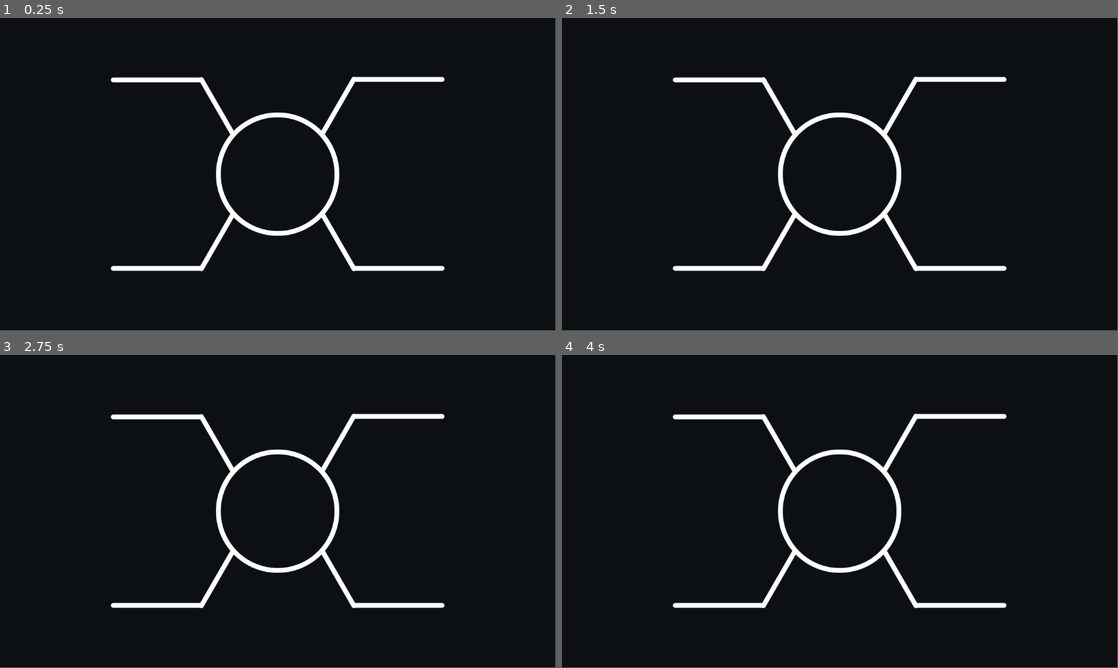
Above: before the commit, frames 1-4 (two rows, left to right).
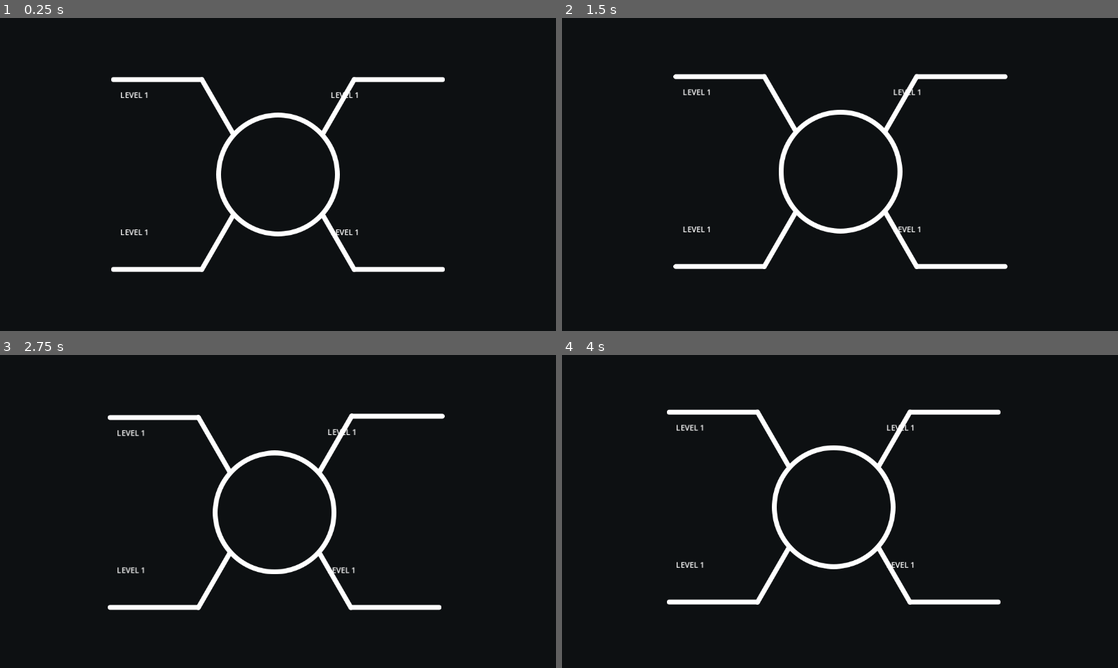
Above: after the commit, the same moments.

Repository: triangle-int/logi-charm
Game: Godot game, scene res://scenes/level_selector.tscn
Same seed, same stepped clock (60 frames per second), same inputs: the game is played once before the commit and once after it. This scene is started directly instead of the project's main scene.
Inputs (mouse positions are in pixels of both pictures, inside the frame that each line leads up to):
- Up to frame 1 (0.25 s): no input
- Up to frame 2 (1.5 s): tap Enter at 0.5 s; move the mouse to (962, 158) at 0.52 s; tap Space at 1.25 s; move the mouse to (728, 190) at 1.27 s
- Up to frame 3 (2.75 s): tap Enter at 2 s; move the mouse to (333, 442) at 2.02 s
- Up to frame 4 (4 s): tap Space at 2.75 s; move the mouse to (812, 574) at 2.77 s; tap Enter at 3.5 s; move the mouse to (1006, 558) at 3.52 s
In our replay, the window is 799x449 before the commit and 800x450 after it. These sizes can differ from the game's own. Grey fills any space a smaller window leaves; there, only what the larger window draws over its background counts as a difference.

The runs differ from the first frame. In frame 1, 1.4% of the frame differs, in the area x 19-80%, y 18-82%; in frame 2, 3.0%; in frame 3, 3.0%; in frame 4, 5.2%, in the area x 18-80%, y 17-81%.

Commit message:
Animations

Diff:
--- a/project.godot
+++ b/project.godot
@@ -15,6 +15,11 @@
 config/features=PackedStringArray("4.2", "GL Compatibility")
 config/icon="res://icon.svg"
 
+[display]
+
+window/stretch/mode="canvas_items"
+window/stretch/aspect="expand"
+
 [rendering]
 
 renderer/rendering_method="gl_compatibility"
--- a/scenes/level_selector.tscn
+++ b/scenes/level_selector.tscn
@@ -1,7 +1,8 @@
-[gd_scene load_steps=3 format=3 uid="uid://cg1ly4nx2wjs6"]
+[gd_scene load_steps=4 format=3 uid="uid://cg1ly4nx2wjs6"]
 
 [ext_resource type="Texture2D" uid="uid://ooh7hxoo36ep" path="res://sprites/menu_circle.png" id="1_qu8cq"]
-[ext_resource type="Texture2D" uid="uid://cv2dp00rysieg" path="res://sprites/one_line_branch.png" id="2_2iim8"]
+[ext_resource type="Script" path="res://scripts/ui/menu.gd" id="2_h6vpf"]
+[ext_resource type="PackedScene" uid="uid://gweyovt8jauq" path="res://scenes/ui/branch.tscn" id="3_wbo31"]
 
 [node name="LevelSelector" type="CanvasLayer"]
 
@@ -26,8 +27,9 @@
 grow_horizontal = 2
 grow_vertical = 2
 texture = ExtResource("1_qu8cq")
+script = ExtResource("2_h6vpf")
 
-[node name="BranchTopLeft" type="TextureRect" parent="Menu"]
+[node name="BranchTopLeft" parent="Menu" instance=ExtResource("3_wbo31")]
 layout_mode = 1
 anchors_preset = 8
 anchor_left = 0.5
@@ -35,15 +37,13 @@
 anchor_right = 0.5
 anchor_bottom = 0.5
 offset_left = -346.0
-offset_top = -205.0
+offset_top = -206.0
 offset_right = -90.0
-offset_bottom = -77.0
+offset_bottom = -78.0
 grow_horizontal = 2
 grow_vertical = 2
-pivot_offset = Vector2(256, 128)
-texture = ExtResource("2_2iim8")
 
-[node name="BranchTopRight" type="TextureRect" parent="Menu"]
+[node name="BranchTopRight" parent="Menu" instance=ExtResource("3_wbo31")]
 layout_mode = 1
 anchors_preset = 8
 anchor_left = 0.5
@@ -57,10 +57,9 @@
 grow_horizontal = 2
 grow_vertical = 2
 pivot_offset = Vector2(0, 128)
-texture = ExtResource("2_2iim8")
 flip_h = true
 
-[node name="BranchBottomLeft" type="TextureRect" parent="Menu"]
+[node name="BranchBottomLeft" parent="Menu" instance=ExtResource("3_wbo31")]
 layout_mode = 1
 anchors_preset = 8
 anchor_left = 0.5
@@ -68,16 +67,15 @@
 anchor_right = 0.5
 anchor_bottom = 0.5
 offset_left = -346.0
-offset_top = 77.0
+offset_top = 78.0
 offset_right = -90.0
-offset_bottom = 205.0
+offset_bottom = 206.0
 grow_horizontal = 2
 grow_vertical = 2
 pivot_offset = Vector2(256, 0)
-texture = ExtResource("2_2iim8")
 flip_v = true
 
-[node name="BranchBotomRight" type="TextureRect" parent="Menu"]
+[node name="BranchBottomRight" parent="Menu" instance=ExtResource("3_wbo31")]
 layout_mode = 1
 anchors_preset = 8
 anchor_left = 0.5
@@ -85,11 +83,11 @@
 anchor_right = 0.5
 anchor_bottom = 0.5
 offset_left = 90.0
-offset_top = 77.0
+offset_top = 78.0
 offset_right = 346.0
-offset_bottom = 205.0
+offset_bottom = 206.0
 grow_horizontal = 2
 grow_vertical = 2
-texture = ExtResource("2_2iim8")
+pivot_offset = Vector2(0, 0)
 flip_h = true
 flip_v = true
--- /dev/null
+++ b/scenes/ui/branch.tscn
@@ -0,0 +1,23 @@
+[gd_scene load_steps=3 format=3 uid="uid://gweyovt8jauq"]
+
+[ext_resource type="Texture2D" uid="uid://cv2dp00rysieg" path="res://sprites/one_line_branch.png" id="1_a5kif"]
+[ext_resource type="Script" path="res://scripts/ui/branch.gd" id="2_h1r0d"]
+
+[node name="Branch" type="TextureRect"]
+offset_right = 256.0
+offset_bottom = 128.0
+pivot_offset = Vector2(256, 128)
+texture = ExtResource("1_a5kif")
+script = ExtResource("2_h1r0d")
+hovered_scale = 1.025
+
+[node name="Label" type="Label" parent="."]
+layout_mode = 0
+offset_left = 19.0
+offset_top = 30.0
+offset_right = 59.0
+offset_bottom = 53.0
+text = "LEVEL 1"
+
+[connection signal="mouse_entered" from="." to="." method="_on_mouse_entered"]
+[connection signal="mouse_exited" from="." to="." method="_on_mouse_exited"]
--- /dev/null
+++ b/scripts/ui/branch.gd
@@ -0,0 +1,21 @@
+extends TextureRect
+
+@export var normal_scale = 1.0;
+@export var hovered_scale = 1.075;
+@export var trans_duration = 0.2;
+
+var _tween: Tween;
+
+
+func _on_mouse_entered():
+	if _tween:
+		_tween.kill();
+	_tween = create_tween();
+	_tween.tween_property(self, "scale", Vector2.ONE * hovered_scale, trans_duration).set_ease(Tween.EASE_OUT).set_trans(Tween.TRANS_QUAD);
+
+
+func _on_mouse_exited():
+	if _tween:
+		_tween.kill();
+	_tween = create_tween();
+	_tween.tween_property(self, "scale", Vector2.ONE * normal_scale, trans_duration).set_ease(Tween.EASE_OUT).set_trans(Tween.TRANS_QUAD);
--- /dev/null
+++ b/scripts/ui/menu.gd
@@ -0,0 +1,14 @@
+extends TextureRect
+
+@export var movement_sensetivity = 20.0;
+var _initial_position: Vector2;
+
+
+func _ready():
+	_initial_position = global_position;
+
+
+func _input(event):
+	if event is InputEventMouseMotion:
+		var offset = (event.position - (get_viewport().size / 2.0));
+		global_position = _initial_position - (offset / Vector2(get_viewport().size)) * movement_sensetivity;
